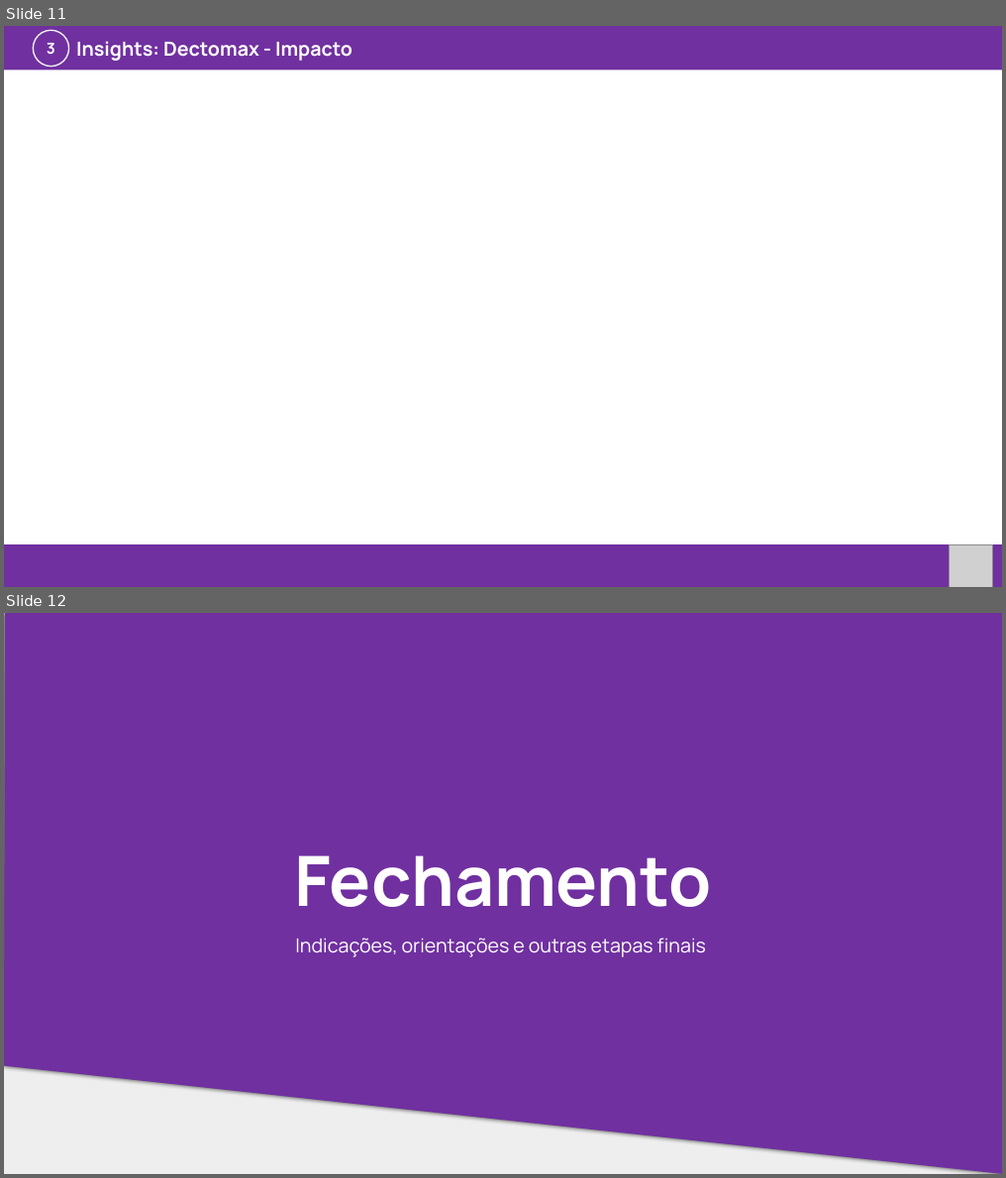
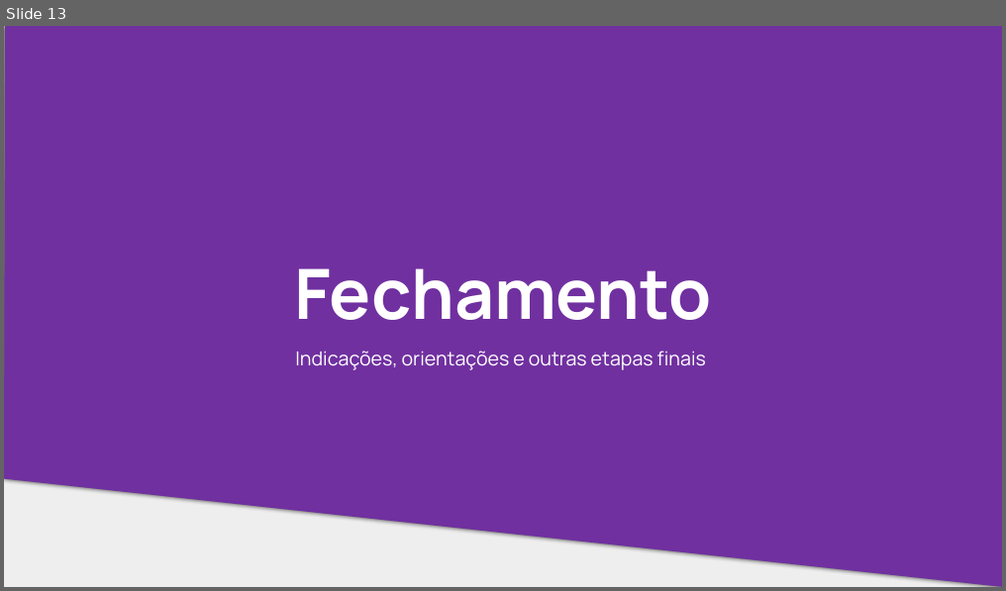
Before and after one commit to RenanGroto/Dice-Co, a slide deck: Poli Júnior + Dice&Co.pptx. Shown one above the other, each under a label of ours: slides 11 and 12 before the commit, slide 13 after it. The pictures are 1006x1178 and 1006x591 pixels, drawn with LibreOffice and Linux fonts; fonts in the diff are those of the drawing; grey boxes stand for pictures; background and template pictures are left out. Boxes give left, top, right and bottom in pixels: in the first picture for what was removed or moved away, otherwise in the second. Text is boxed around its words. In the diff, an @@ line names an element or a change of style, - is before the commit and + after.

```diff
--- a/Poli Júnior + Dice&Co.pptx
+++ b/Poli Júnior + Dice&Co.pptx
@@ slide 11 removed at (4, 26, 1002, 587), background #FFFFFF @@
@@ rectangle removed at (4, 26, 1002, 58) @@
@@ rectangle removed at (4, 26, 1002, 70) @@
@@ ellipse removed at (33, 30, 69, 66) @@
-3
@@ text removed at (76, 41, 352, 61) @@
-Insights: Dectomax - Impacto
@@ parallelogram removed at (723, 26, 793, 58) @@
@@ parallelogram removed at (770, 26, 835, 58) @@
@@ parallelogram removed at (810, 26, 934, 58) @@
@@ rectangle removed at (4, 555, 1002, 586) @@
@@ rectangle removed at (4, 545, 1002, 587) @@
@@ picture removed at (949, 545, 993, 587) @@
@@ what was slide 12 is now slide 13 @@
```
Also in this commit, not shown: 2 slides added, 1 other file.
